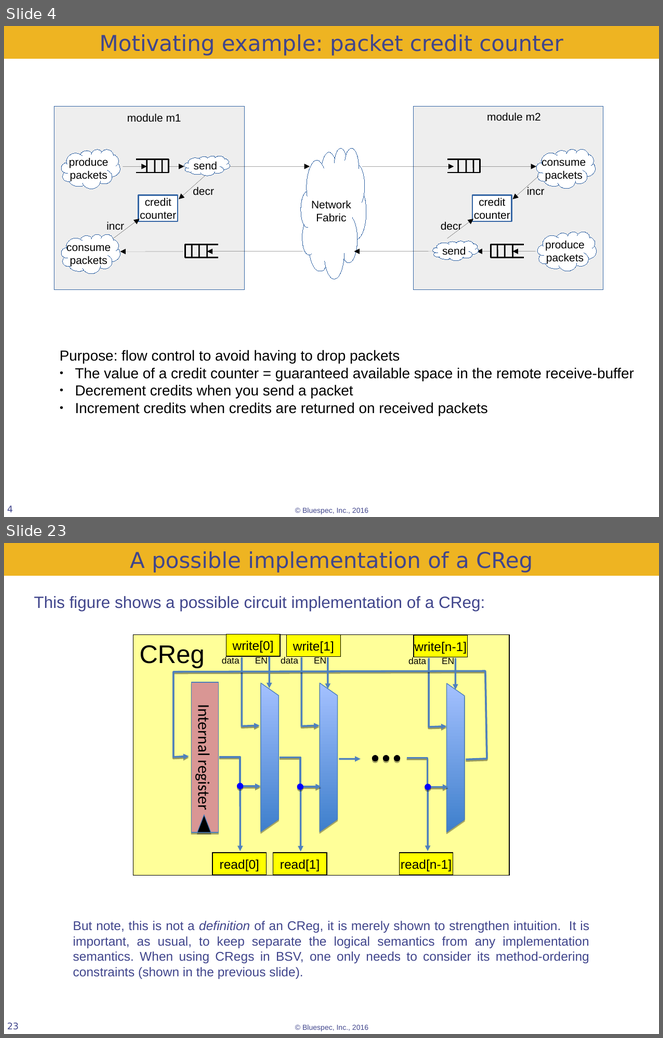
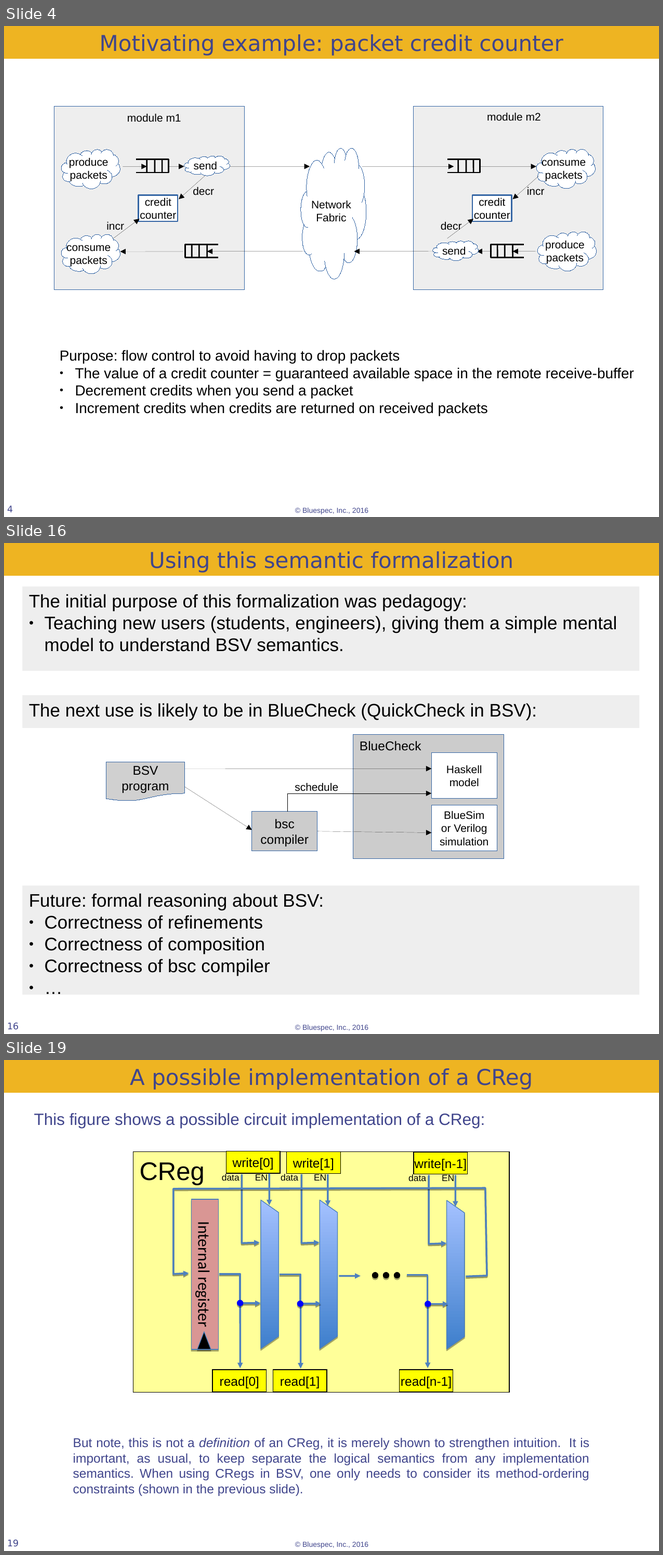
Before and after one commit to rsnikhil/Bluespec_BSV_Formal_Semantics, a slide deck: BSV_Semantics.odp. Shown one above the other, each under a label of ours: slides 4 and 23 before the commit, slides 4, 16 and 19 after it; the slides between them are not shown. The pictures are 663x1038 and 663x1555 pixels, drawn with LibreOffice and Linux fonts; fonts in the diff are those of the drawing; grey boxes stand for pictures; background and template pictures are left out. Boxes give left, top, right and bottom in pixels: in the first picture for what was removed or moved away, otherwise in the second. Text is boxed around its words. In the diff, an @@ line names an element or a change of style, - is before the commit and + after.

```diff
--- a/BSV_Semantics.odp
+++ b/BSV_Semantics.odp
@@ slide 16 added at (4,543,659,1034), background #FFFFFF; not listed: 1 template element that a slide beside it also shows @@
@@ rectangle added at (4,543,659,576), fill #EEB422, 24 pt, text #40458C @@
+Using this semantic formalization
@@ rectangle added at (22,586,639,671), fill #EEEEEE, 20 pt, text #000000 @@
+The initial purpose of this formalization was pedagogy:
+● Teaching new users (students, engineers), giving them a simple mental model to understand BSV semantics.
@@ rectangle added at (22,695,639,728), fill #EEEEEE, 20 pt, text #000000 @@
+The next use is likely to be in BlueCheck (QuickCheck in BSV):
@@ rectangle added at (353,734,504,859), fill #CCCCCC, outline #3465A4 0 pt, 14 pt, text #000000 @@
+BlueCheck
@@ rectangle added at (432,753,497,798), fill #FFFFFF, outline #3465A4 0 pt, 12 pt, text #000000 @@
+Haskell
+model
@@ picture added at (106,762,185,801), 14 pt, text #000000 @@
+BSV
+program
@@ arrow added from (185, 769) to (432, 769), #000000 0 pt @@
@@ arrow added from (185, 787) to (252, 830), #000000 0 pt @@
@@ text added at (295,783,338,792), 12 pt, text #000000 @@
+schedule
@@ freeform shape added at (288,793,432,812), outline #000000 0 pt @@
@@ rectangle added at (432,805,497,851), fill #FFFFFF, outline #3465A4 0 pt, 12 pt, text #000000 @@
+BlueSim
+or Verilog
+simulation
@@ rectangle added at (252,812,317,851), fill #CCCCCC, outline #3465A4 0 pt, 14 pt, text #000000 @@
+bsc
+compiler
@@ arrow added from (317, 831) to (432, 833), #000000 0 pt @@
@@ rectangle added at (22,886,639,995), fill #EEEEEE, 20 pt, text #000000 @@
+Future: formal reasoning about BSV:
+● Correctness of refinements
+● Correctness of composition
+● Correctness of bsc compiler
+● …
@@ page number added at (7,1023,19,1030), 10 pt, text #40458C @@
+16
@@ what was slide 23 is now slide 19 @@
@@ page number at (7,1540,19,1547): text changed @@
-23
+19
```
Also in this commit, not shown: 7 slides changed, 7 other slides added, 5 slides removed.
